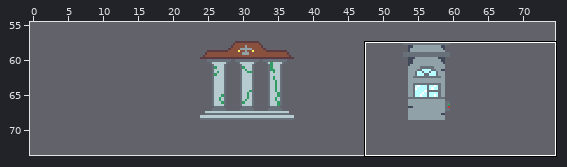
Tiled map -- assets/gameMap.tmx. The first picture is a wide view before the edit; the outline marks the close-up.
Close-up. First the earlier version:
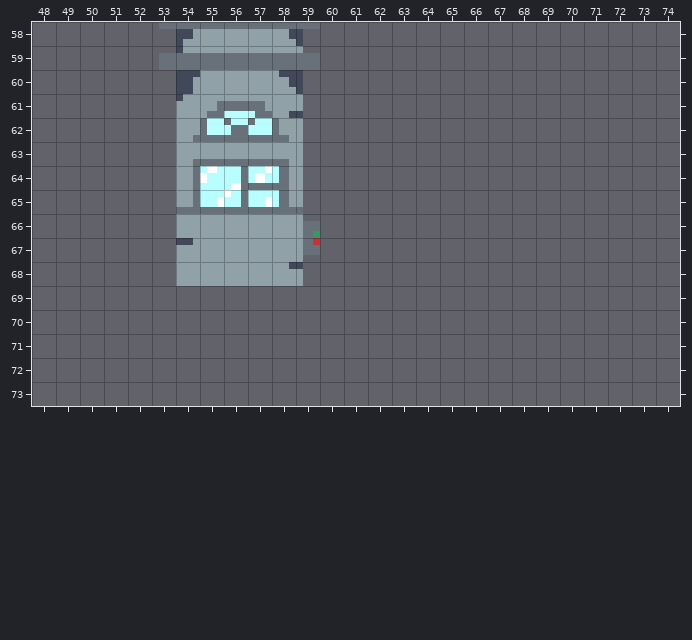
Cells are 16x16 px. Shown: x 48..74, y 58..73. The commit also changed other parts of the map, which this record leaves out. The old version is drawn lined up with the new one.
Now the later version:
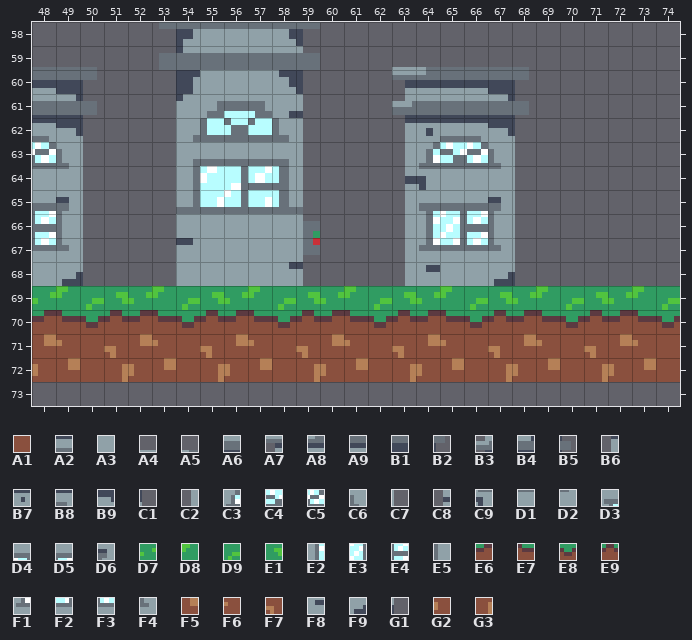
Key: from "building1": A1 217, A2 221, A3 230, A4 405, A5 406, A6 413, A7 469, A8 470, A9 471, B1 473, B2 474, B3 533, B4 537, B5 538, B6 597, B7 598, B8 600, B9 601, C1 602, C2 661, C3 662, C4 663, C5 664, C6 665, C7 666, C8 725, C9 726, D1 727, D2 729, D3 790, D4 791, D5 792, D6 793, D7 817, D8 818, D9 819, E1 820, E2 854, E3 855, E4 856, E5 857, E6 881, E7 882, E8 883, E9 884, F1 918, F2 919, F3 920, F4 921, F5 945, F6 946, F7 948, F8 982, F9 985, G1 986, G2 1009, G3 1012.
__ is an empty cell.
The edit:
everything moved by +0,-6 cells (the old picture is shown already moved)
Layer "Tile Layer 1":
Tile A1 is added in rows 71 to 72 at x 50, 54, 58, 62, 66, 70 and 74.
Tile A2 is added in row 62 at x 65.
Tile A3 is added in row 68 at x 48 and 65 to 66.
Tile A4 is added in row 59 at x 63.
Tile A5 is added in row 59 at x 64.
Tile A6 is added in row 61 at x 48 and 64 to 66.
Tile A7 is added in row 60 at x 63.
Tile A8 is added in row 60 at x 64.
Tile A9 is added in row 60 at x 48 and 65 to 66.
Tile B1 is added in row 60 at x 49 and 67.
Tile B2 is added in row 60 at x 50 and 68.
Tile B3 is added in row 61 at x 63.
Tile B4 is added in row 61 at x 49 and 67.
Tile B5 is added in row 61 at x 50 and 68.
Tile B6 is added in row 62 at x 63.
Tile B7 is added in row 62 at x 64.
Tile B8 is added in row 62 at x 48 and 66.
Tile B9 is added in row 62 at x 49 and 67.
Tile C1 is added in row 62 at x 50 and 68.
Tile C2 is added in row 63 at x 63; in rows 65 to 68 at x 63.
Tile C3 is added in row 63 at x 64.
Tile C4 is added in row 63 at x 65.
Tile C5 is added in row 63 at x 48 and 66.
Tile C6 is added in row 63 at x 49 and 67.
Tile C7 is added in rows 63 to 67 at x 50 and 68.
Tile C8 is added in row 64 at x 63.
Tile C9 is added in row 64 at x 64.
Tile D1 is added in row 64 at x 48 and 65 to 66.
Tile D2 is added in row 64 at x 49 and 67.
Tile D3 is added in row 65 at x 64.
Tile D4 is added in row 65 at x 65.
Tile D5 is added in row 65 at x 48 and 66.
Tile D6 is added in row 65 at x 49 and 67.
Tile D7 is added in row 69 at x 48, 52, 56, 60, 64, 68 and 72.
Tile D8 is added in row 69 at x 49, 53, 57, 61, 65, 69 and 73.
Tile D9 is added in row 69 at x 50, 54, 58, 62, 66, 70 and 74.
Tile E1 is added in row 69 at x 51, 55, 59, 63, 67 and 71.
Tile E2 is added in row 66 at x 64.
Tile E3 is added in row 66 at x 65.
Tile E4 is added in row 66 at x 48 and 66.
Tile E5 is added in row 66 at x 49 and 67.
Tile E6 is added in row 70 at x 48, 52, 56, 60, 64, 68 and 72.
Tile E7 is added in row 70 at x 49, 53, 57, 61, 65, 69 and 73.
Tile E8 is added in row 70 at x 50, 54, 58, 62, 66, 70 and 74.
Tile E9 is added in row 70 at x 51, 55, 59, 63, 67 and 71.
Tile F1 is added in row 67 at x 64.
Tile F2 is added in row 67 at x 65.
Tile F3 is added in row 67 at x 48 and 66.
Tile F4 is added in row 67 at x 49 and 67.
Tile F5 is added in row 71 at x 48, 52, 56, 60, 64, 68 and 72; in row 72 at x 49, 53, 57, 61, 65, 69 and 73.
Tile F6 is added in row 71 at x 49, 53, 57, 61, 65, 69 and 73.
Tile F7 is added in row 71 at x 51, 55, 59, 63, 67 and 71.
Tile F8 is added in row 68 at x 64.
Tile F9 is added in row 68 at x 49 and 67.
Tile G1 is added in row 68 at x 50 and 68.
Tile G2 is added in row 72 at x 48, 52, 56, 60, 64, 68 and 72.
Tile G3 is added in row 72 at x 51, 55, 59, 63, 67 and 71.
Changed places in both close-ups, as pixel boxes (x1, y1, x2, y2):
added: (32, 67, 680, 382)
